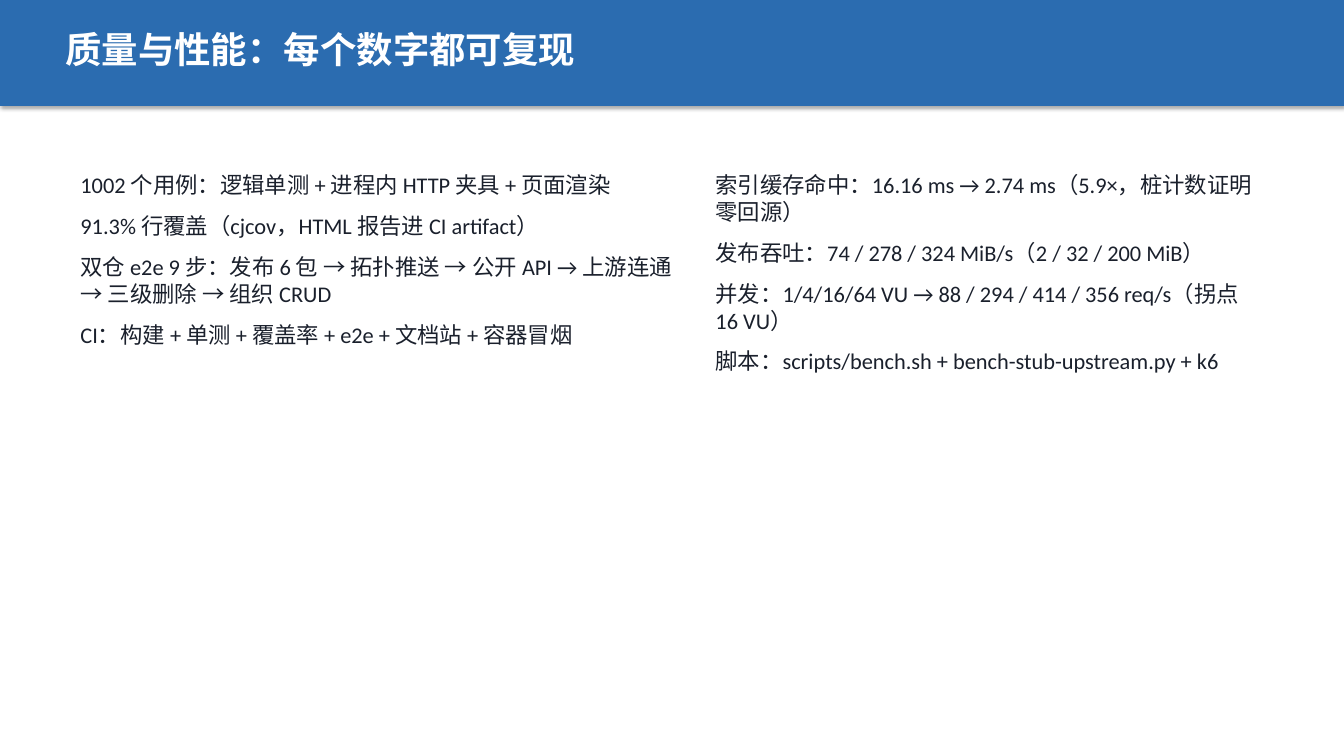
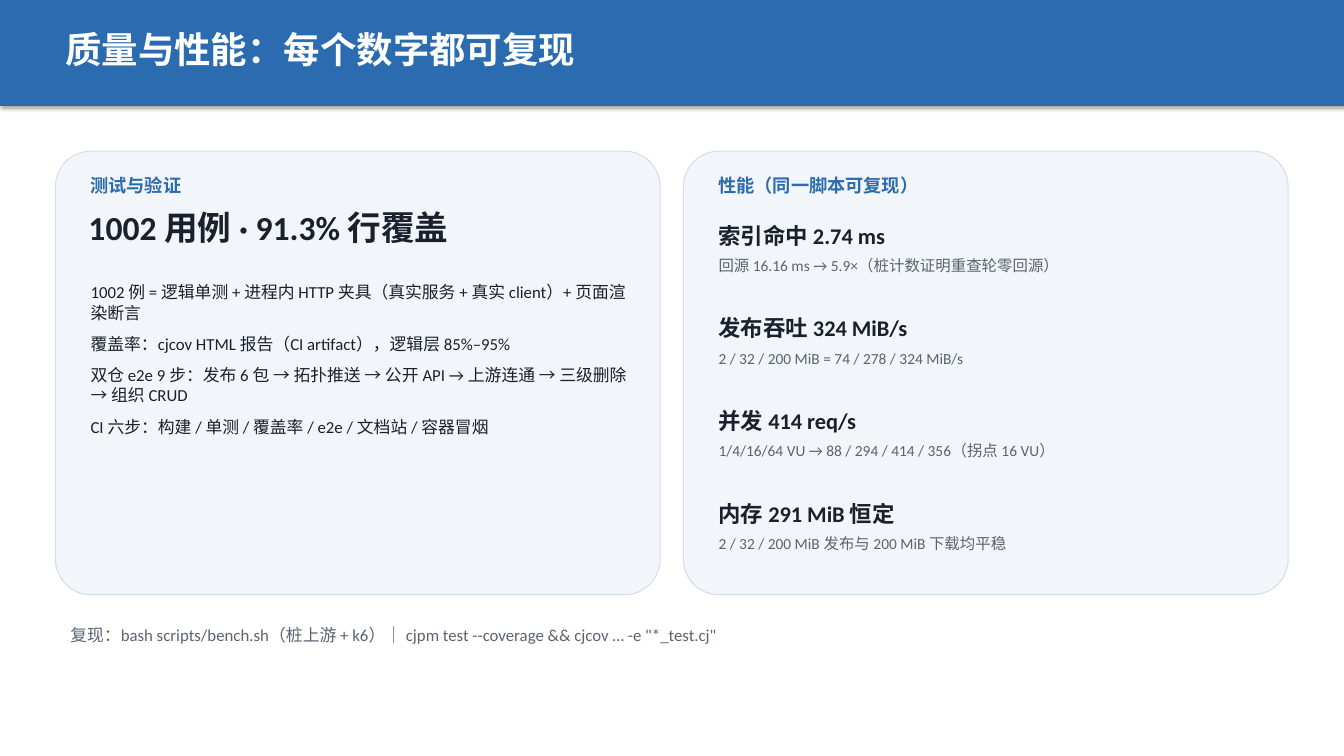
Before and after one commit to ystyle/cjreg, a slide deck: slide 9 of docs/finals-roadshow-v0.3.0.pptx. Drawn at 1344x756 pixels with LibreOffice and Linux fonts; fonts in the diff are those of the drawing. Boxes give left, top, right and bottom in pixels: in the first picture for what was removed or moved away, otherwise in the second. Text is boxed around its words. In the diff, an @@ line names an element or a change of style, - is before the commit and + after.

Commit message:
docs(ppt): 第 7/9/10 页改为图形式展示（状态机 / 双面板 / 四卡）
- 第 7 页（六态 + SSE）：四段状态机色块（pending→running→waiting_index→completed）+ 分支
  （failed / skipped）+ 三张要点卡（索引判据 / SSE 事件 / 可恢复）+ 底部一句话说明为什么需要
- 第 9 页（质量与性能）：左右双面板 —— 左「测试与验证」用大字号 1002 用例 · 91.3% + 四条证据；
  右「性能」用四组「大数字 + 一行口径」（索引 5.9×、吞吐 324 MiB/s、并发 414 req/s、内存 291 MiB）
- 第 10 页（实用价值）：2×2 场景卡（内网常驻 / 预演仓 / 多仓体系 / CI 集成）+ 高亮结论条

```diff
--- a/docs/finals-roadshow-v0.3.0.pptx
+++ b/docs/finals-roadshow-v0.3.0.pptx
@@ rounded rectangle added at [55, 151, 660, 595], fill #F2F5F9, outline #D5DEE8 0.75 pt @@
@@ text added at [91, 176, 182, 194], 13 pt, text #2B6CB0, bold @@
+测试与验证
@@ rounded rectangle added at [684, 151, 1289, 595], fill #F2F5F9, outline #D5DEE8 0.75 pt @@
@@ text removed at [715, 174, 1251, 373] @@
-索引缓存命中：16.16 ms → 2.74 ms（5.9×，桩计数证明零回源）
-发布吞吐：74 / 278 / 324 MiB/s（2 / 32 / 200 MiB）
-并发：1/4/16/64 VU → 88 / 294 / 414 / 356 req/s（拐点 16 VU）
-脚本：scripts/bench.sh + bench-stub-upstream.py + k6
@@ text added at [719, 176, 919, 194], 13 pt, text #2B6CB0, bold @@
+性能（同一脚本可复现）
@@ text added at [88, 211, 449, 243], 24 pt, text #1A202C, bold @@
+1002 用例 · 91.3% 行覆盖
@@ text added at [719, 225, 885, 246], 16 pt, text #1A202C, bold @@
+索引命中 2.74 ms
@@ text added at [719, 258, 1059, 272], 11 pt, text #5A6370 @@
+回源 16.16 ms → 5.9×（桩计数证明重查轮零回源）
@@ text "1002 例 = 逻辑单测 + ...": place and size @@
-text "1002 例 = 逻辑单测 + ..." at [80, 174, 671, 345]
+text "1002 例 = 逻辑单测 + ..." at [91, 284, 626, 435]
@@ text at [91, 284, 625, 353]: text changed; size 16 to 12 pt @@
-1002 个用例：逻辑单测 + 进程内 HTTP 夹具 + 页面渲染
-91.3% 行覆盖（cjcov，HTML 报告进 CI artifact）
+1002 例 = 逻辑单测 + 进程内 HTTP 夹具（真实服务 + 真实 client）+ 页面渲染断言
+覆盖率：cjcov HTML 报告（CI artifact），逻辑层 85%–95%
@@ text added at [719, 317, 907, 338], 16 pt, text #1A202C, bold @@
+发布吞吐 324 MiB/s
@@ text added at [719, 353, 963, 365], 11 pt, text #5A6370 @@
+2 / 32 / 200 MiB = 74 / 278 / 324 MiB/s
@@ text at [91, 367, 626, 402]: size 16 to 12 pt in "双仓 e2e 9 步：发布 6 包 → ..."; less space between paragraphs @@
@@ text at [91, 419, 488, 435]: text changed; size 16 to 12 pt @@
-CI：构建 + 单测 + 覆盖率 + e2e + 文档站 + 容器冒烟
+CI 六步：构建 / 单测 / 覆盖率 / e2e / 文档站 / 容器冒烟
@@ text added at [719, 410, 856, 433], 16 pt, text #1A202C, bold @@
+并发 414 req/s
@@ text added at [719, 443, 1055, 458], 11 pt, text #5A6370 @@
+1/4/16/64 VU → 88 / 294 / 414 / 356（拐点 16 VU）
@@ text added at [719, 503, 895, 524], 16 pt, text #1A202C, bold @@
+内存 291 MiB 恒定
@@ text added at [719, 536, 1006, 550], 11 pt, text #5A6370 @@
+2 / 32 / 200 MiB 发布与 200 MiB 下载均平稳
@@ text added at [70, 627, 716, 644], 12 pt, text #5A6370 @@
+复现：bash scripts/bench.sh（桩上游 + k6）｜ cjpm test --coverage && cjcov … -e "*_test.cj"
```
Also in this commit, not shown: 2 other slides changed, 1 other file.
